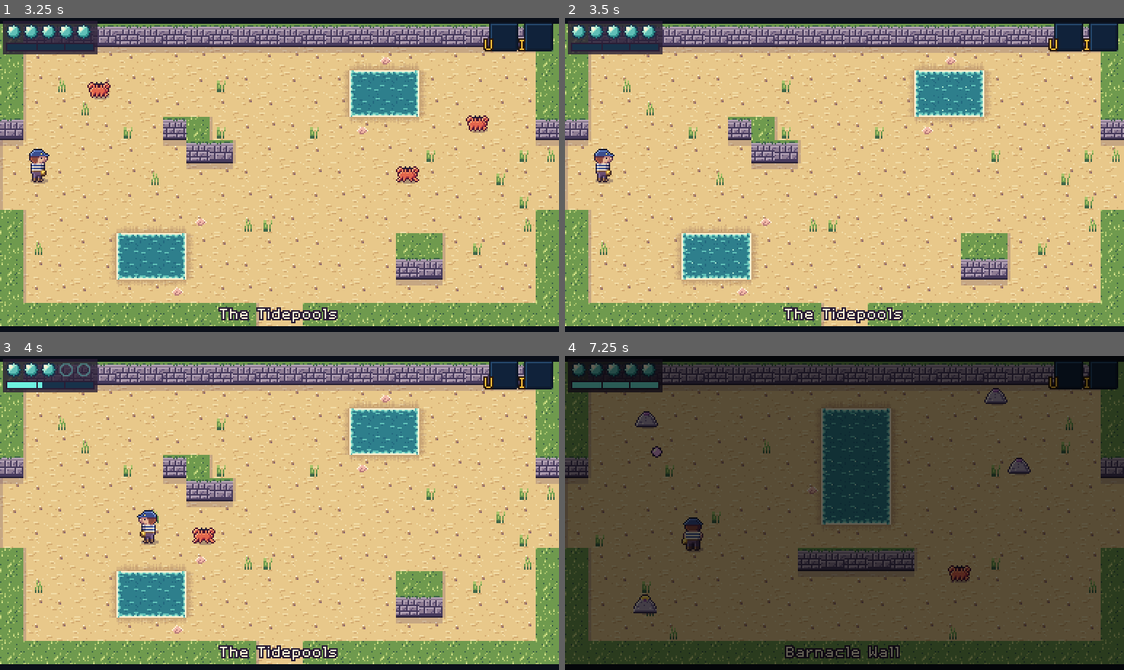
Above: before the commit, frames 1-4 (two rows, left to right).
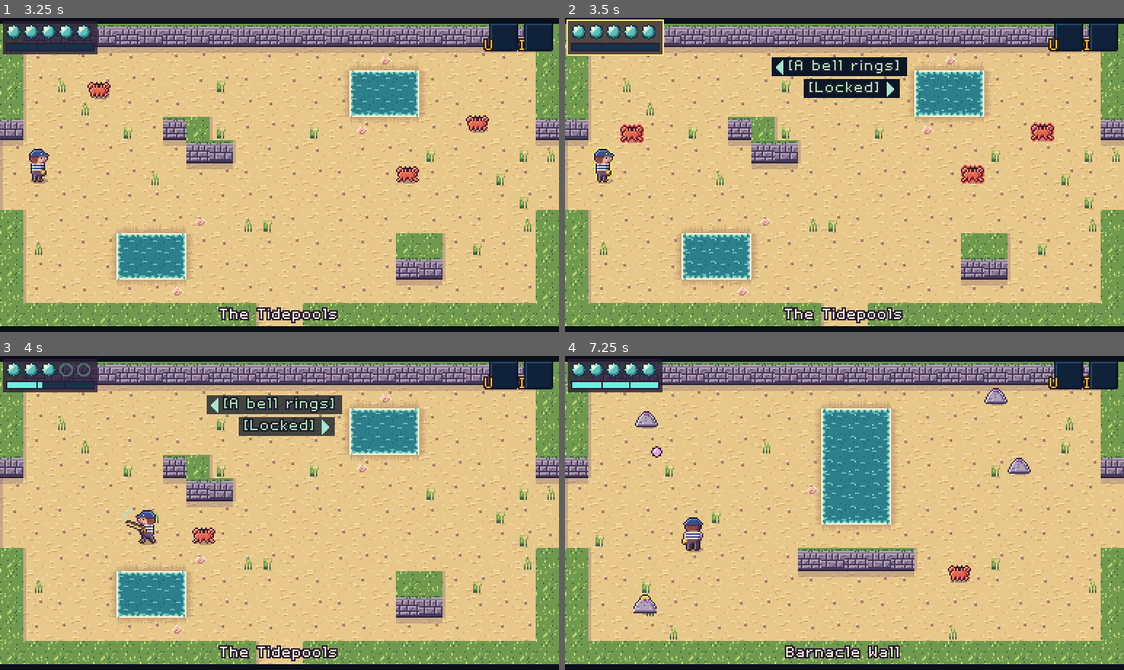
Above: after the commit, the same moments.

Repository: ashciraulo/Leviathan
Game: Godot game, scene res://tests/screenshots.tscn
Same seed, same stepped clock (60 frames per second), same inputs: the game is played once before the commit and once after it. This scene is started directly instead of the project's main scene.
Inputs (mouse positions are in pixels of both pictures, inside the frame that each line leads up to):
- Up to frame 1 (3.25 s): tap Enter (ui_accept) at 0.5, 0.77, 1.07 s; move the mouse to (402, 159) at 0.52 s; hold D (move_right) 0.53-1.25 s; hold J (attack) 0.53-1.25 s; click (402, 159) at 0.67 s; tap H (hum) at 0.8 s; drag from (167, 190) to (251, 237) at 1.27 s; move the mouse to (335, 105) at 2.02 s; hold D (move_right) 2.03-2.75 s; hold U (item_1) 2.03-2.75 s; tap I (item_2) at 2.3 s; drag from (251, 237) to (39, 193) at 2.77 s
- Up to frame 2 (3.5 s): no input
- Up to frame 3 (4 s): move the mouse to (447, 560) at 3.52 s; hold A (move_left) from 3.53 s (still down); hold E (tab_next) from 3.53 s (still down); tap Enter (ui_accept) at 3.77 s; tap Q (tab_prev) at 3.8 s
- Up to frame 4 (7.25 s): tap Enter (ui_accept) at 4.07, 6.77, 7.07 s; tap Escape (pause) at 4.15 s; release A (move_left) at 4.25 s; release E (tab_next) at 4.25 s; drag from (676, 465) to (760, 434) at 4.27 s; move the mouse to (872, 513) at 5.02 s; hold S (move_down) 5.03-5.75 s; hold J (attack) 5.03-5.75 s; tap Space (ui_select) at 5.1 s; click (872, 513) at 5.17 s; drag from (760, 434) to (648, 418) at 5.77 s; move the mouse to (967, 497) at 6.52 s; hold W (move_up) from 6.53 s (still down); hold H (hum) from 6.53 s (still down); tap U (item_1) at 6.8 s

Frame 1 is identical in both runs. In frame 2, 4.0% of the frame differs, in the area x 0-88%, y 0-53%; in frame 3, 2.8%; in frame 4, 96%, in the area x 0-100%, y 0-99%.

Commit message:
Accessibility: high contrast outlines, directional captions, more captions
- Options > High contrast: one-pixel outlines around Wren (gold) and enemies
  (red), a bright border on the breath gauge, and solid caption backings.
- Sound captions point left or right when the sound came from that side
  of the screen.
- Captions for the charged sword, locked doors and enemy shots; spitters
  now play their shot sound.

Co-Authored-By: Claude Opus 5.5 <noreply@anthropic.com>
Claude-Session: https://claude.ai/code/session_01UYEn5XNFqF3kHpJE79NMXE

Diff:
--- a/locale/strings.csv
+++ b/locale/strings.csv
@@ -170,7 +170,7 @@
 OPT_LARGE_TEXT,Large text
 OPT_LARGE_TEXT_DESC,Doubles the size of messages and sound captions.
 OPT_CAPTIONS,Sound captions
-OPT_CAPTIONS_DESC,"Show a caption for important sounds, like a hidden bell or an enemy winding up."
+OPT_CAPTIONS_DESC,"Show a caption for important sounds, like a hidden bell or an enemy winding up. An arrow points to sounds from one side."
 OPT_COLOR_FILTER,Colour filter
 OPT_COLOR_FILTER_DESC,"Shifts colours so they stay apart for red, green or blue colour blindness."
 OPT_PROTAN,Protan
@@ -180,6 +180,8 @@
 OPT_SCREEN_SHAKE_DESC,How hard the screen shakes on big hits.
 OPT_HITSTOP,Hit pause
 OPT_HITSTOP_DESC,The tiny freeze when a hit lands.
+OPT_HIGH_CONTRAST,High contrast
+OPT_HIGH_CONTRAST_DESC,"Outline Wren and enemies, and put solid backings behind the HUD and captions."
 OPT_FLASHES,Flashes
 OPT_FLASHES_DESC,"Full white flashes, or soft ones that are gentler on the eyes."
 OPT_FLASH_SOFT,Soft
@@ -358,6 +360,9 @@
 CAPTION_SECRET,Secret chime
 CAPTION_DOOR,Stone grinds
 CAPTION_PUZZLE,Something opened
+CAPTION_CHARGED,Sword charged
+CAPTION_LOCKED,Locked
+CAPTION_SHOT,Shot fired
 GAMEOVER_TITLE_TEXT,Out of breath
 GAMEOVER_WAKE,Wake at the Tidestone
 GAMEOVER_TITLE,Return to the title
--- a/scripts/art/art.gd
+++ b/scripts/art/art.gd
@@ -52,8 +52,19 @@
 shader_type canvas_item;
 uniform float flash : hint_range(0.0, 1.0) = 0.0;
 uniform vec4 flash_color : source_color = vec4(1.0, 1.0, 1.0, 1.0);
+// High contrast: a one-pixel outline around the sprite (alpha 0 = none).
+uniform vec4 outline_color : source_color = vec4(0.0);
 void fragment() {
-	COLOR = vec4(mix(COLOR.rgb, flash_color.rgb, flash), COLOR.a);
+	if (outline_color.a > 0.0 && COLOR.a < 0.5) {
+		vec2 px = TEXTURE_PIXEL_SIZE;
+		float near = max(max(texture(TEXTURE, UV + vec2(px.x, 0.0)).a, texture(TEXTURE, UV - vec2(px.x, 0.0)).a),
+			max(texture(TEXTURE, UV + vec2(0.0, px.y)).a, texture(TEXTURE, UV - vec2(0.0, px.y)).a));
+		if (near > 0.5) {
+			COLOR = outline_color;
+		}
+	} else {
+		COLOR = vec4(mix(COLOR.rgb, flash_color.rgb, flash), COLOR.a);
+	}
 }
 """
 
@@ -91,10 +102,14 @@
 	return material
 
 
-## Sets the flash on a sprite made by sprite(). Respects the soft-flash option.
+## Sets the flash on a sprite made by sprite(). Respects the soft-flash
+## option, and draws the high contrast outline when the sprite has one
+## (set_meta("contrast", colour)) and the option is on.
 static func set_flash(node: CanvasItem, amount: float) -> void:
 	var material := node.material as ShaderMaterial
 	if material == null:
 		return
 	material.set_shader_parameter("flash", amount)
 	material.set_shader_parameter("flash_color", Palette.FLASH if Settings.flashes else Palette.SOFT_FLASH)
+	var outline: Color = node.get_meta("contrast", Color.TRANSPARENT) if Settings.high_contrast else Color.TRANSPARENT
+	material.set_shader_parameter("outline_color", outline)
--- a/scripts/autoload/audio.gd
+++ b/scripts/autoload/audio.gd
@@ -48,7 +48,7 @@
 	# Player
 	"sword_swing": {"wave": "noise", "f0": 1800.0, "f1": 600.0, "dur": 0.09, "vol": 0.35},
 	"sword_spin": {"wave": "noise", "f0": 800.0, "f1": 2400.0, "dur": 0.25, "vol": 0.4},
-	"spin_charged": {"wave": "square", "f0": 880.0, "f1": 1320.0, "dur": 0.12, "vol": 0.25, "steps": 2},
+	"spin_charged": {"wave": "square", "f0": 880.0, "f1": 1320.0, "dur": 0.12, "vol": 0.25, "steps": 2, "caption": "CAPTION_CHARGED"},
 	"player_hurt": {"wave": "square", "f0": 420.0, "f1": 140.0, "dur": 0.18, "vol": 0.45},
 	"bubble_pop": {"wave": "triangle", "f0": 900.0, "f1": 1800.0, "dur": 0.07, "vol": 0.45},
 	"hum": {"wave": "triangle", "f0": 330.0, "f1": 330.0, "dur": 0.35, "vol": 0.3, "caption": "CAPTION_HUM"},
@@ -67,13 +67,13 @@
 	"block": {"wave": "square", "f0": 2200.0, "f1": 1800.0, "dur": 0.05, "vol": 0.35, "caption": "CAPTION_BLOCK"},
 	"enemy_die": {"wave": "noise", "f0": 1200.0, "f1": 120.0, "dur": 0.25, "vol": 0.45},
 	"enemy_tell": {"wave": "square", "f0": 300.0, "f1": 600.0, "dur": 0.2, "vol": 0.3, "caption": "CAPTION_TELL"},
-	"enemy_shot": {"wave": "square", "f0": 700.0, "f1": 350.0, "dur": 0.1, "vol": 0.3},
+	"enemy_shot": {"wave": "square", "f0": 700.0, "f1": 350.0, "dur": 0.1, "vol": 0.3, "caption": "CAPTION_SHOT"},
 	"boss_roar": {"wave": "noise", "f0": 220.0, "f1": 80.0, "dur": 0.9, "vol": 0.6, "caption": "CAPTION_ROAR"},
 	# World
 	"chest_open": {"wave": "square", "f0": 392.0, "f1": 392.0, "dur": 0.35, "vol": 0.35, "steps": 4},
 	"key_get": {"wave": "square", "f0": 988.0, "f1": 988.0, "dur": 0.2, "vol": 0.3, "steps": 2},
 	"door_unlock": {"wave": "square", "f0": 500.0, "f1": 250.0, "dur": 0.15, "vol": 0.4, "caption": "CAPTION_UNLOCK"},
-	"door_locked": {"wave": "square", "f0": 180.0, "f1": 170.0, "dur": 0.12, "vol": 0.35},
+	"door_locked": {"wave": "square", "f0": 180.0, "f1": 170.0, "dur": 0.12, "vol": 0.35, "caption": "CAPTION_LOCKED"},
 	"switch": {"wave": "square", "f0": 660.0, "f1": 440.0, "dur": 0.06, "vol": 0.35, "caption": "CAPTION_SWITCH"},
 	"pot_break": {"wave": "noise", "f0": 3000.0, "f1": 800.0, "dur": 0.15, "vol": 0.4},
 	"tidestone_wake": {"wave": "triangle", "f0": 196.0, "f1": 196.0, "dur": 0.9, "vol": 0.5, "steps": 4, "caption": "CAPTION_TIDESTONE"},
@@ -264,7 +264,22 @@
 		flat.play()
 	var caption := str(SFX.get(id, {}).get("caption", ""))
 	if caption != "" and Settings.captions:
-		Events.caption.emit(caption)
+		Events.caption.emit(caption, _side_of(at))
+
+
+## Where a world position is on screen, for captions: -1 on the left third
+## (or off the left edge), 1 on the right third, 0 in the middle or flat.
+func _side_of(at: Variant) -> int:
+	if not at is Vector2:
+		return 0
+	var view := get_viewport()
+	var x: float = (view.get_canvas_transform() * (at as Vector2)).x
+	var width: float = view.get_visible_rect().size.x
+	if x < width / 3.0:
+		return -1
+	if x > width * 2.0 / 3.0:
+		return 1
+	return 0
 
 
 func has_sfx(id: String) -> bool:
--- a/scripts/autoload/events.gd
+++ b/scripts/autoload/events.gd
@@ -26,5 +26,6 @@
 signal item_gained(id: String, count: int)
 ## The map asked to fly to a woken Tidestone in that room.
 signal fast_travel_requested(coord: Vector2i)
-## A sound with a caption played (only sent when captions are on).
-signal caption(text_key: String)
+## A sound with a caption played (only sent when captions are on). side is
+## where it came from on screen: -1 left, 0 middle or flat, 1 right.
+signal caption(text_key: String, side: int)
--- a/scripts/autoload/settings.gd
+++ b/scripts/autoload/settings.gd
@@ -24,6 +24,9 @@
 var large_text := false
 ## Show captions for important sounds (accessibility; off by default).
 var captions := false
+## High contrast: outlines Wren and enemies, and gives the HUD and captions
+## solid backings.
+var high_contrast := false
 ## Colour filter: 0 off, 1 protanopia, 2 deuteranopia, 3 tritanopia.
 var color_filter := 0
 ## Volumes, 0 to 10.
@@ -177,6 +180,7 @@
 	text_speed = clampi(int(cfg.get_value("text", "speed", text_speed)), 0, TEXT_SPEEDS.size() - 1)
 	large_text = bool(cfg.get_value("text", "large", large_text))
 	captions = bool(cfg.get_value("text", "captions", captions))
+	high_contrast = bool(cfg.get_value("feel", "high_contrast", high_contrast))
 	color_filter = clampi(int(cfg.get_value("feel", "color_filter", color_filter)), 0, 3)
 	music_volume = clampi(int(cfg.get_value("audio", "music", music_volume)), 0, 10)
 	effects_volume = clampi(int(cfg.get_value("audio", "effects", effects_volume)), 0, 10)
@@ -198,6 +202,7 @@
 	cfg.set_value("text", "speed", text_speed)
 	cfg.set_value("text", "large", large_text)
 	cfg.set_value("text", "captions", captions)
+	cfg.set_value("feel", "high_contrast", high_contrast)
 	cfg.set_value("feel", "color_filter", color_filter)
 	cfg.set_value("audio", "music", music_volume)
 	cfg.set_value("audio", "effects", effects_volume)
--- a/scripts/core/palette.gd
+++ b/scripts/core/palette.gd
@@ -13,6 +13,9 @@
 const SHADOW := Color(0.0, 0.0, 0.0, 0.25)
 const FLASH := Color(1.0, 1.0, 1.0)
 const SOFT_FLASH := Color(1.0, 0.85, 0.85)
+## High contrast: outlines around Wren and enemies.
+const CONTRAST_WREN := Color(1.0, 0.92, 0.45)
+const CONTRAST_ENEMY := Color(1.0, 0.3, 0.3)
 const TELL := Color(1.0, 0.85, 0.30)
 
 const WREN := Color(0.25, 0.65, 0.63)
--- a/scripts/enemies/enemy.gd
+++ b/scripts/enemies/enemy.gd
@@ -59,6 +59,7 @@
 
 	add_child(Art.shadow(body_size.x > 14))
 	_sprite = _make_sprite()
+	_sprite.set_meta("contrast", Palette.CONTRAST_ENEMY)
 	add_child(_sprite)
 	_sprite_origin = _sprite.position
 
--- a/scripts/enemies/spitter.gd
+++ b/scripts/enemies/spitter.gd
@@ -49,6 +49,7 @@
 	# Direct add: this runs in _physics_process, and a deferred add could land
 	# after the room was freed.
 	get_parent().add_child(shot)
+	Audio.play_sfx("enemy_shot", global_position)
 
 
 func _make_sprite() -> Sprite2D:
--- a/scripts/player/player.gd
+++ b/scripts/player/player.gd
@@ -91,6 +91,7 @@
 
 	add_child(Art.shadow())
 	_body = Art.sprite(Art.WREN, 6, 3, 22)
+	_body.set_meta("contrast", Palette.CONTRAST_WREN)
 	add_child(_body)
 	# Sword and Hum effects draw on this layer, in front of Wren (or behind
 	# when swinging upwards).
--- a/scripts/ui/captions_hud.gd
+++ b/scripts/ui/captions_hud.gd
@@ -3,6 +3,7 @@
 ## Sound captions: a short line near the top of the screen for important
 ## sounds ("[A bell rings]"), shown when Options > Sound captions is on.
 ## Up to three at once; each fades after a moment. Large text doubles them.
+## A sound from the left or right of the screen gets an arrow on that side.
 
 const SHOW_TIME := 2.2
 const MAX_LINES := 3
@@ -22,12 +23,13 @@
 	Events.caption.connect(show_caption)
 
 
-func show_caption(text_key: String) -> void:
+func show_caption(text_key: String, side: int = 0) -> void:
 	for line in _lines:
 		if line["key"] == text_key:
 			line["age"] = 0.0
+			line["side"] = side
 			return
-	_lines.append({"key": text_key, "age": 0.0})
+	_lines.append({"key": text_key, "age": 0.0, "side": side})
 	while _lines.size() > MAX_LINES:
 		_lines.pop_front()
 
@@ -47,8 +49,27 @@
 		var text := "[%s]" % tr(line["key"])
 		var alpha := clampf((SHOW_TIME - float(line["age"])) / 0.4, 0.0, 1.0)
 		var w := font.get_string_size(text, HORIZONTAL_ALIGNMENT_LEFT, -1, size).x
+		var side: int = line.get("side", 0)
+		var arrow := float(size) / 2.0
+		var pad := 4.0 + (arrow + 3.0 if side != 0 else 0.0)
 		var rect := Rect2(roundf((384.0 - w) / 2.0) - 4, y - 1, w + 8, size + 2)
-		_canvas.draw_rect(rect, Color(MenuKit.INK, 0.75 * alpha))
-		_canvas.draw_string(font, Vector2(rect.position.x + 4, y + size * 8.0 / 11.0), text,
-			HORIZONTAL_ALIGNMENT_LEFT, -1, size, Color(MenuKit.TEXT_HEAD, alpha))
+		if side < 0:
+			rect = Rect2(rect.position - Vector2(arrow + 3.0, 0), rect.size + Vector2(arrow + 3.0, 0))
+		elif side > 0:
+			rect.size.x += arrow + 3.0
+		var backing := 1.0 if Settings.high_contrast else 0.75
+		_canvas.draw_rect(rect, Color(MenuKit.INK, backing * alpha))
+		var colour := Color(MenuKit.TEXT_HEAD, alpha)
+		var text_x := rect.position.x + (pad if side < 0 else 4.0)
+		_canvas.draw_string(font, Vector2(text_x, y + size * 8.0 / 11.0), text,
+			HORIZONTAL_ALIGNMENT_LEFT, -1, size, colour)
+		var mid := y + float(size) / 2.0
+		if side < 0:
+			var tip := rect.position.x + 3.0
+			_canvas.draw_colored_polygon(PackedVector2Array([Vector2(tip, mid),
+				Vector2(tip + arrow, mid - arrow), Vector2(tip + arrow, mid + arrow)]), colour)
+		elif side > 0:
+			var tip := rect.end.x - 3.0
+			_canvas.draw_colored_polygon(PackedVector2Array([Vector2(tip, mid),
+				Vector2(tip - arrow, mid - arrow), Vector2(tip - arrow, mid + arrow)]), colour)
 		y += size + 4
--- a/scripts/ui/hud.gd
+++ b/scripts/ui/hud.gd
@@ -71,7 +71,10 @@
 
 func _draw_gauge() -> void:
 	var count: int = GameState.max_bubbles
-	_gauge.draw_rect(Rect2(2, 2, count * BUBBLE_SPACING + 5, 23), Palette.UI_DARK)
+	var plate := Rect2(2, 2, count * BUBBLE_SPACING + 5, 23)
+	if Settings.high_contrast:
+		_gauge.draw_rect(plate.grow(1), Palette.CONTRAST_WREN)
+	_gauge.draw_rect(plate, Palette.UI_DARK)
 	for i in count:
 		var cell := Rect2(4 + i * BUBBLE_SPACING, 4, 11, 11)
 		var full := i < GameState.bubbles
--- a/scripts/ui/settings_page.gd
+++ b/scripts/ui/settings_page.gd
@@ -35,6 +35,7 @@
 		_toggle("OPT_CAPTIONS", "captions"),
 		_header("OPT_SECTION_ACCESS"),
 		_choice("OPT_COLOR_FILTER", ["OPT_OFF", "OPT_PROTAN", "OPT_DEUTAN", "OPT_TRITAN"], "color_filter"),
+		_toggle("OPT_HIGH_CONTRAST", "high_contrast"),
 		_percent("OPT_SCREEN_SHAKE", "screen_shake_scale"),
 		_percent("OPT_HITSTOP", "hitstop_scale"),
 		_choice("OPT_FLASHES", ["OPT_FLASH_SOFT", "OPT_FLASH_FULL"], "flashes"),
--- a/tests/screenshots.gd
+++ b/tests/screenshots.gd
@@ -47,6 +47,17 @@
 	Input.action_release("move_right")
 	await _wait(0.4)
 	await _capture("04_tidepools_scuttlers")
+	# Accessibility: high contrast outlines and a caption from the left.
+	var contrast_was := Settings.high_contrast
+	var captions_was := Settings.captions
+	Settings.high_contrast = true
+	Settings.captions = true
+	Audio.play_sfx("bell_ring", game.current_room.global_position + Vector2(8, 60))
+	Audio.play_sfx("door_locked", game.current_room.global_position + Vector2(370, 60))
+	await _wait(0.2)
+	await _capture("04b_high_contrast")
+	Settings.high_contrast = contrast_was
+	Settings.captions = captions_was
 
 	# 4. A sword swing connecting with a Scuttler.
 	var room: Room = game.current_room
--- a/tests/smoke_test.gd
+++ b/tests/smoke_test.gd
@@ -1417,7 +1417,7 @@
 	_check(Audio.cue_for_room("brinewood", "") == "region_brinewood", "rooms play their region's music")
 	_check(Audio.cue_for_room("hull", "hull") == "dungeon_hull", "dungeon rooms play the dungeon's music")
 	var heard: Array[String] = []
-	var listen := func(key: String) -> void: heard.append(key)
+	var listen := func(key: String, _side: int) -> void: heard.append(key)
 	Events.caption.connect(listen)
 	var was := Settings.captions
 	Settings.captions = true
@@ -1428,6 +1428,29 @@
 	Settings.captions = was
 	Events.caption.disconnect(listen)
 	_check(heard == ["CAPTION_BELL"], "captions show only when the option is on")
+	var sides: Array[int] = []
+	var listen_side := func(_key: String, side: int) -> void: sides.append(side)
+	Events.caption.connect(listen_side)
+	Settings.captions = true
+	for at: Variant in [Vector2(-1000, 0), Vector2(100000, 0), null]:
+		Audio._last_played.clear()
+		Audio.play_sfx("bell_ring", at)
+	Settings.captions = was
+	Events.caption.disconnect(listen_side)
+	_check(sides == [-1, 1, 0], "captions say which side a sound came from (%s)" % [sides])
+	# High contrast outlines sprites that ask for one, only while it's on.
+	var outlined := Art.sprite(Art.WREN, 6, 3, 22)
+	outlined.set_meta("contrast", Palette.CONTRAST_WREN)
+	var contrast_was := Settings.high_contrast
+	Settings.high_contrast = true
+	Art.set_flash(outlined, 0.0)
+	var on: Color = (outlined.material as ShaderMaterial).get_shader_parameter("outline_color")
+	Settings.high_contrast = false
+	Art.set_flash(outlined, 0.0)
+	var off: Color = (outlined.material as ShaderMaterial).get_shader_parameter("outline_color")
+	Settings.high_contrast = contrast_was
+	outlined.free()
+	_check(on == Palette.CONTRAST_WREN and off.a == 0.0, "high contrast outlines Wren only when it's on")
 	Audio.play_music("region_saltmarrow")
 	_check(Audio.music_cue == "region_saltmarrow", "music cues switch even before the track exists")
 	Audio.stop_music(0.01)
